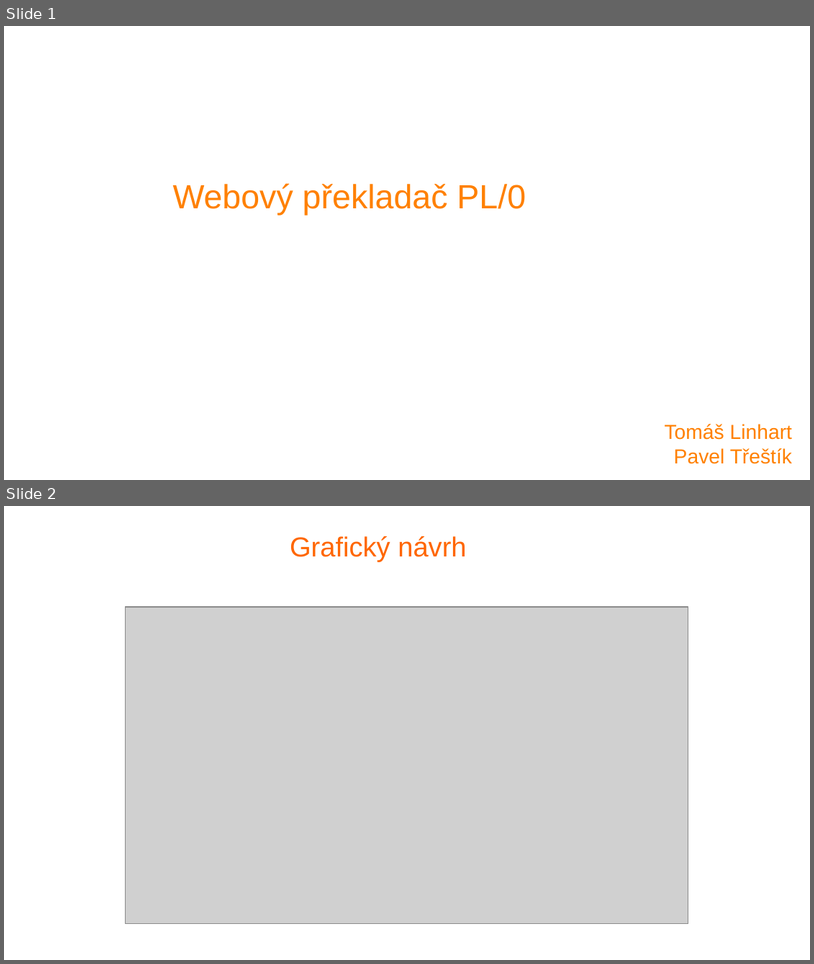
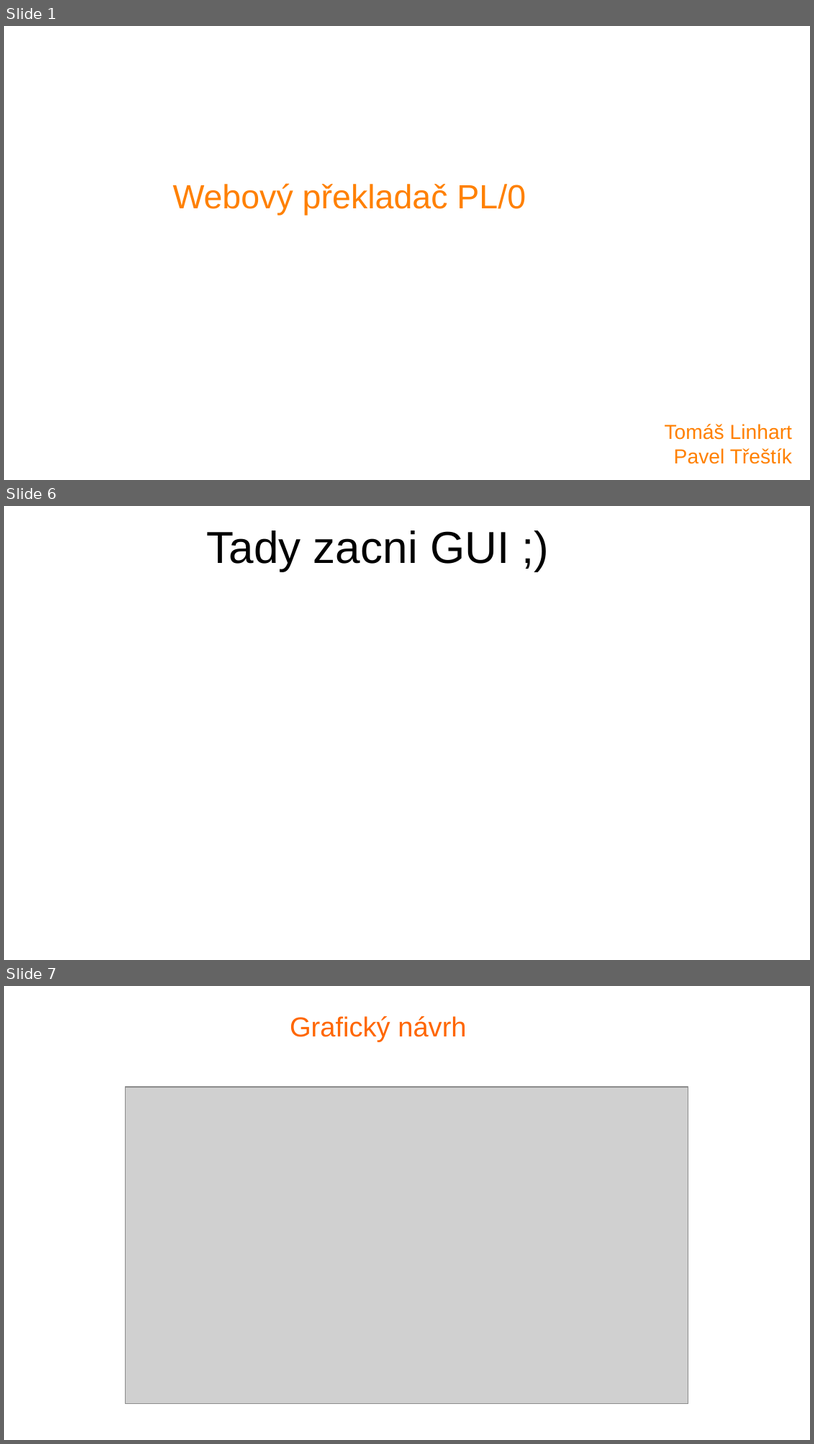
Before and after one commit to trestikp/fjp_semestral, a slide deck: presentation/second_presentation.odp. Shown one above the other, each under a label of ours: slides 1 and 2 before the commit, slides 1, 6 and 7 after it; the slides between them are not shown. The pictures are 814x964 and 814x1444 pixels, drawn with LibreOffice and Linux fonts; fonts in the diff are those of the drawing; grey boxes stand for pictures; background and template pictures are left out. Boxes give left, top, right and bottom in pixels: in the first picture for what was removed or moved away, otherwise in the second. Text is boxed around its words. In the diff, an @@ line names an element or a change of style, - is before the commit and + after.

```diff
--- a/presentation/second_presentation.odp
+++ b/presentation/second_presentation.odp
@@ slide 6 added at bbox=[4, 506, 810, 960], background #FFFFFF @@
@@ title added at bbox=[207, 530, 509, 572], 44 pt, text #000000 @@
+Tady zacni GUI ;)
@@ what was slide 2 is now slide 7 @@
```
Also in this commit, not shown: 1 slide changed, 3 other slides added, 1 slide removed, 2 other files.
